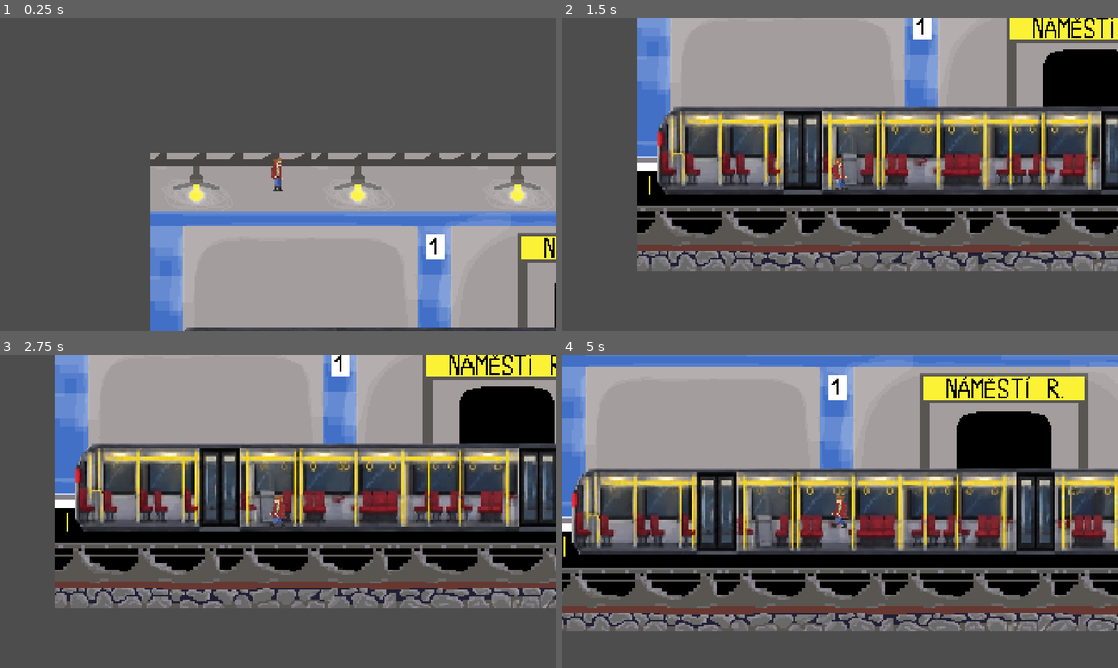
Above: before the commit, frames 1-4 (two rows, left to right).
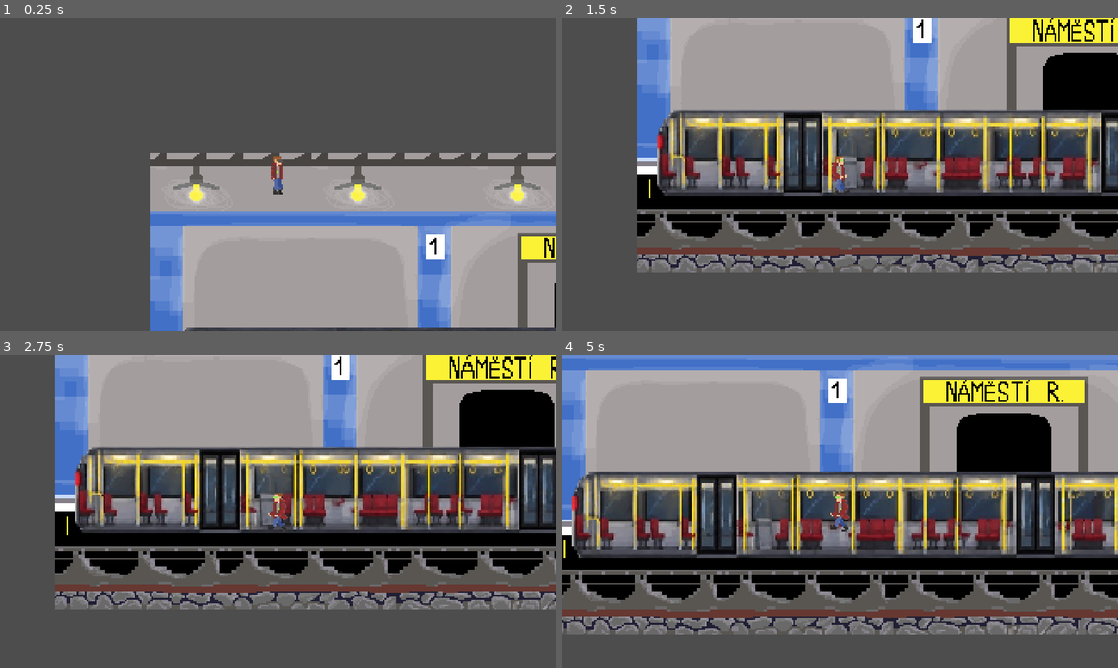
Above: after the commit, the same moments.

Repository: NetoCZ/Metro
Game: Godot game, scene res://Scenes/metro_main.tscn
The game is run twice, just before and just after one commit, with the same random seed, the same clock (stepped at 60 frames per second) and the same inputs.
Inputs:
- Up to frame 1 (0.25 s): no input
- Up to frame 2 (1.5 s): hold E (interact) 0.53-1.28 s; hold D (move_right) from 0.53 s (still down); tap Space (move_jump) at 0.77 s; tap E (interact) at 1.35 s
- Up to frame 3 (2.75 s): tap Space (move_jump) at 1.52 s; release D (move_right) at 2.03 s; hold A (move_left) from 2.03 s (still down); hold E (interact) from 2.03 s (still down)
- Up to frame 4 (5 s): release A (move_left) at 2.78 s; release E (interact) at 2.78 s; hold D (move_right) 2.78-4.28 s; tap E (interact) at 2.85, 4.35 s; tap Space (move_jump) at 3.02, 3.77, 4.52 s; hold E (interact) 3.53-4.28 s; hold A (move_left) from 4.28 s (still down)

The runs differ from the first frame. In frame 1, 0.2% of the frame differs, in the area x 48-51%, y 44-57%; in frame 2, 19%; in frame 3, 20%; in frame 4, 24%, in the area x 0-100%, y 0-90%.

Commit message:
reall3ddd

Diff:
--- a/Scenes/Player/player.tscn
+++ b/Scenes/Player/player.tscn
@@ -47,7 +47,7 @@
 
 [node name="CharacterBody2D" type="CharacterBody2D" parent="." unique_id=777287588]
 position = Vector2(-2, 5)
-scale = Vector2(2.1323023, 2.185764)
+scale = Vector2(2.5130706, 2.5905352)
 script = ExtResource("1_uvnfx")
 
 [node name="CollisionShape2D" type="CollisionShape2D" parent="CharacterBody2D" unique_id=523690038]
@@ -65,5 +65,7 @@
 [node name="WeaponTemplate" type="Node" parent="." unique_id=146412386]
 
 [node name="Sprite2D" type="Sprite2D" parent="WeaponTemplate" unique_id=433118071]
+scale = Vector2(1.1785715, 1.1851852)
 
 [node name="Area2D" type="Area2D" parent="WeaponTemplate" unique_id=29408147]
+scale = Vector2(1.1785715, 1.1851852)
